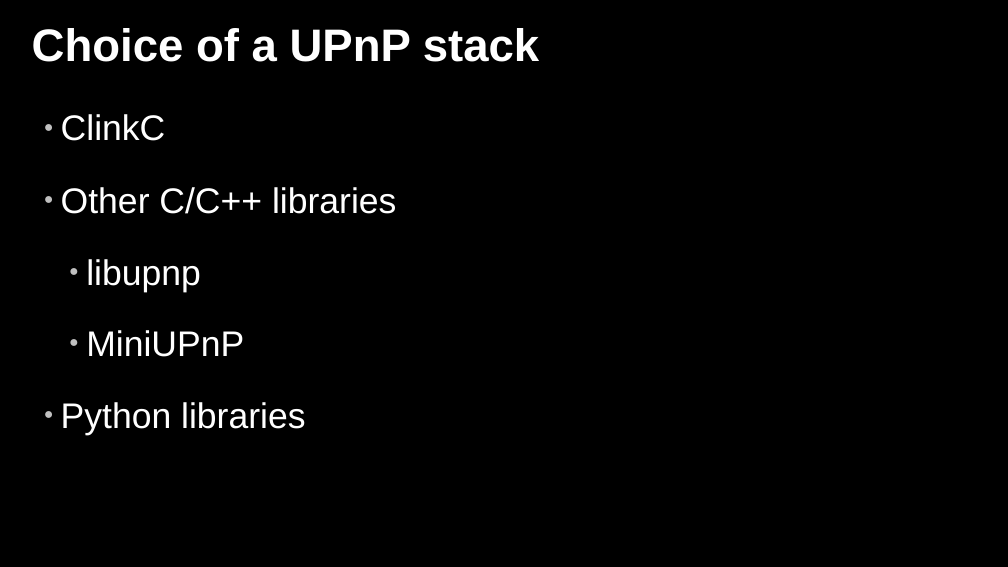
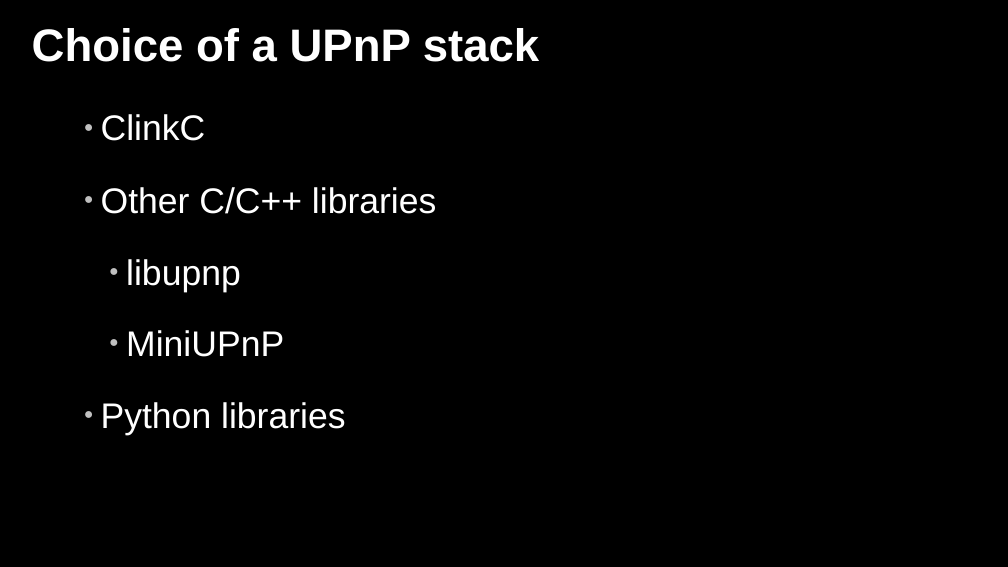
Before and after one commit to zeenix/rygel-presentation-2009, a slide deck: slide 4 of slides.odp. Drawn at 1008x567 pixels with LibreOffice and Linux fonts; fonts in the diff are those of the drawing; background and template pictures are left out. Boxes give left, top, right and bottom in pixels: in the first picture for what was removed or moved away, otherwise in the second. Text is boxed around its words. In the diff, an @@ line names an element or a change of style, - is before the commit and + after.

```diff
--- a/slides.odp
+++ b/slides.odp
@@ text "ClinkC": place and size @@
-text "ClinkC" at [61,114,396,435]
+text "ClinkC" at [101,114,436,435]
```
Also in this commit, not shown: 1 other slide changed.
